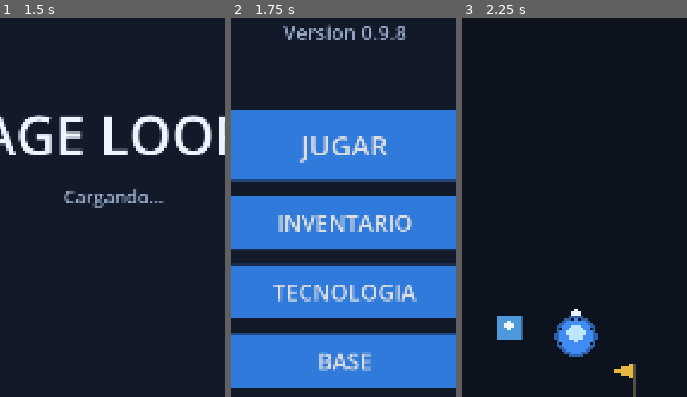
Above: before the commit, frames 1-3 (left to right).
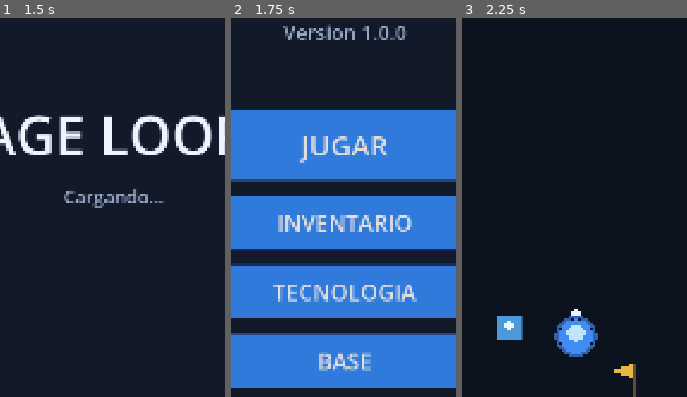
Above: after the commit, the same moments.

Repository: Kaitach/age-loop
Game: Godot game, scene res://scenes/bootstrap/bootstrap.tscn
The game is run twice, just before and just after one commit, with the same random seed, the same clock (stepped at 60 frames per second) and the same inputs.
Inputs:
- Up to frame 1 (1.5 s): tap Enter at 0.5 s; tap Space at 1.25 s
- Up to frame 2 (1.75 s): no input
- Up to frame 3 (2.25 s): click "JUGAR" at 2 s
The pictures show only the part of the screen within x 25-75%, y 35-85%; the shares and areas given below are measured in that part.

Frame 1 is identical in both runs. In frame 2, 0.3% of the frame differs, in the area x 58-79%, y 2-6%; in frame 3, nothing differs.

Commit message:
release: bump to 1.0.0, configure release keystore

Diff:
--- a/project.godot
+++ b/project.godot
@@ -7,7 +7,7 @@
 [application]
 
 config/name="AGE LOOP"
-config/version="0.9.8"
+config/version="1.0.0"
 run/main_scene="res://scenes/bootstrap/bootstrap.tscn"
 config/features=PackedStringArray("4.7", "Mobile")
 boot_splash/bg_color=Color(0.0705882, 0.0980392, 0.160784, 1)
--- a/scenes/menu/main_menu.tscn
+++ b/scenes/menu/main_menu.tscn
@@ -80,7 +80,7 @@
 layout_mode = 2
 theme_override_colors/font_color = Color(0.6, 0.68, 0.8, 1)
 theme_override_font_sizes/font_size = 48
-text = "Version 0.9.8"
+text = "Version 1.0.0"
 horizontal_alignment = 1
 vertical_alignment = 1
 
Not shown, changed: export_presets.cfg
